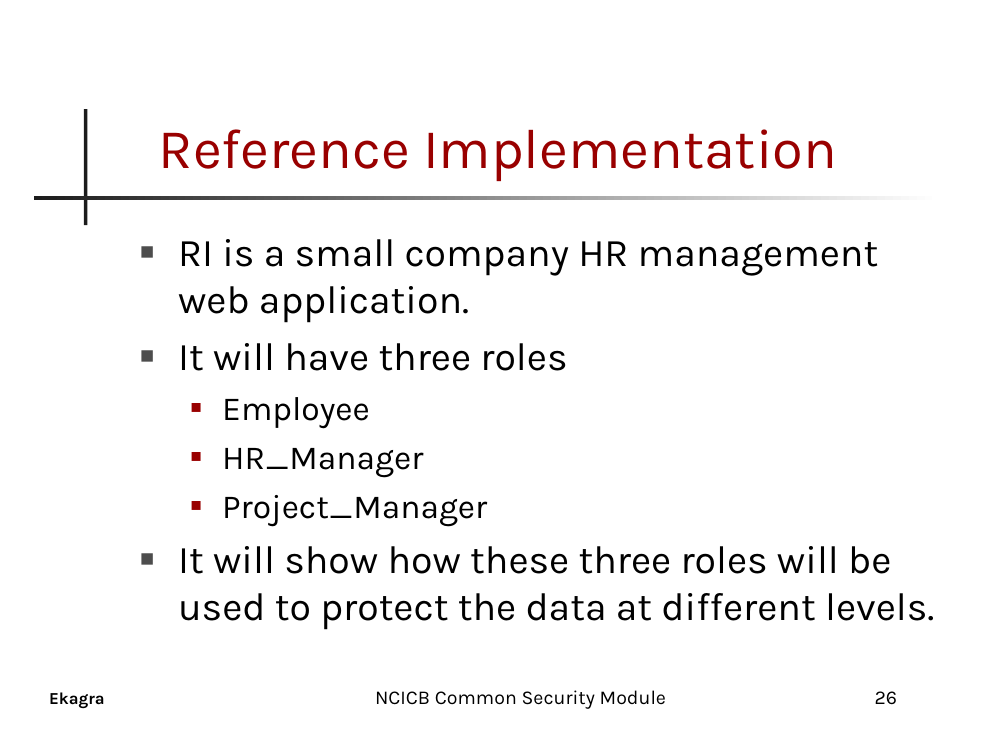
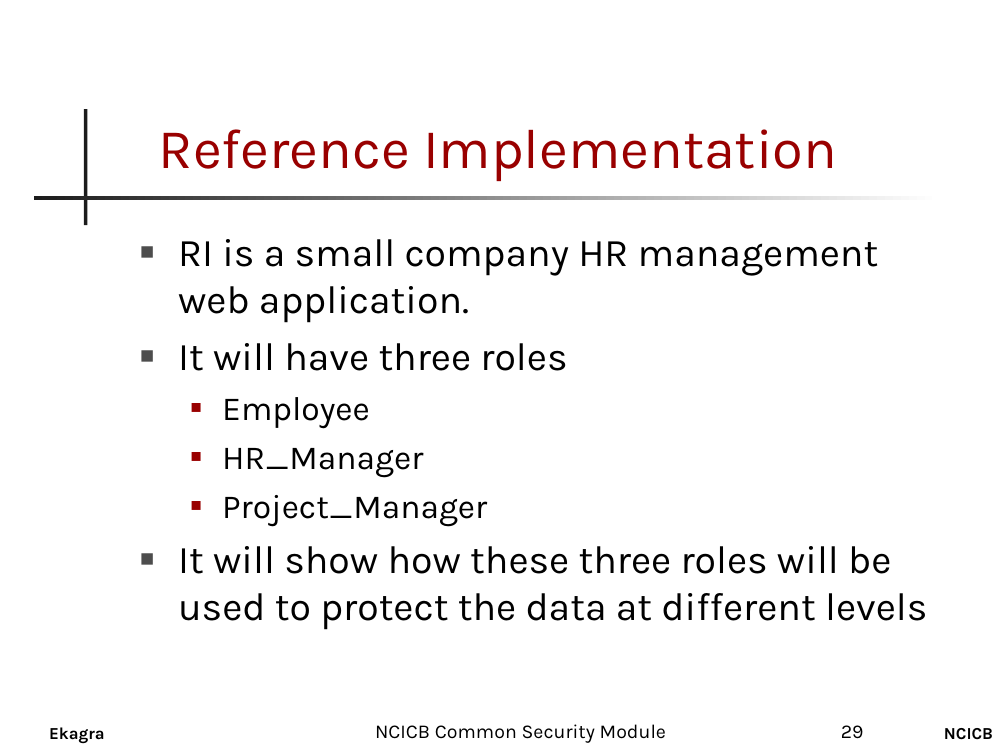
Before and after one commit to CBIIT/common-security-module-docs, a slide deck: slide 29 of CSM_Presentation.ppt (slide 26 before the commit). Drawn at 1008x756 pixels with LibreOffice and Linux fonts; fonts in the diff are those of the drawing; background and template pictures are left out. Boxes give left, top, right and bottom in pixels: in the first picture for what was removed or moved away, otherwise in the second. Text is boxed around its words. In the diff, an @@ line names an element or a change of style, - is before the commit and + after.

```diff
--- a/CSM_Presentation.ppt
+++ b/CSM_Presentation.ppt
@@ text at bbox=[178, 546, 927, 630]: text changed @@
-■ It will show how these three roles will be used to protect the data at different levels.
+■ It will show how these three roles will be used to protect the data at different levels
@@ text "Ekagra": place and size @@
-text "Ekagra" at bbox=[49, 692, 105, 709]
+text "Ekagra" at bbox=[49, 727, 105, 744]
@@ text "NCICB Common Security Module": place and size @@
-text "NCICB Common Security Module" at bbox=[375, 690, 666, 709]
+text "NCICB Common Security Module" at bbox=[375, 724, 666, 743]
@@ page number removed at bbox=[875, 691, 898, 705] @@
-26
@@ page number added at bbox=[841, 725, 864, 739], 14 pt, text #000000 @@
+29
@@ text added at bbox=[944, 728, 993, 740], 12 pt, text #000000, bold @@
+NCICB
```
Also in this commit, not shown: 28 other slides changed, 4 slides added, 1 other file.
